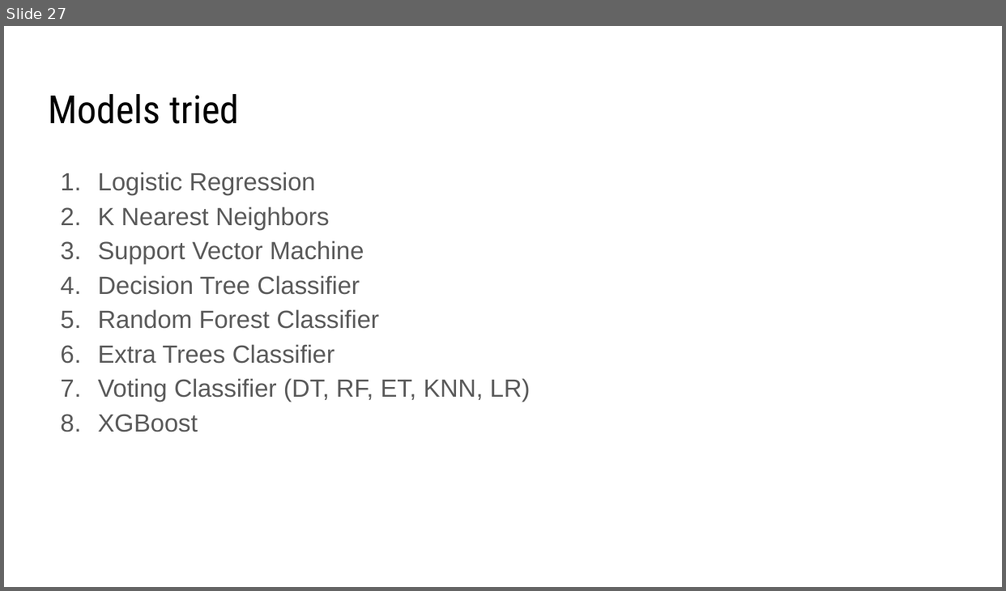
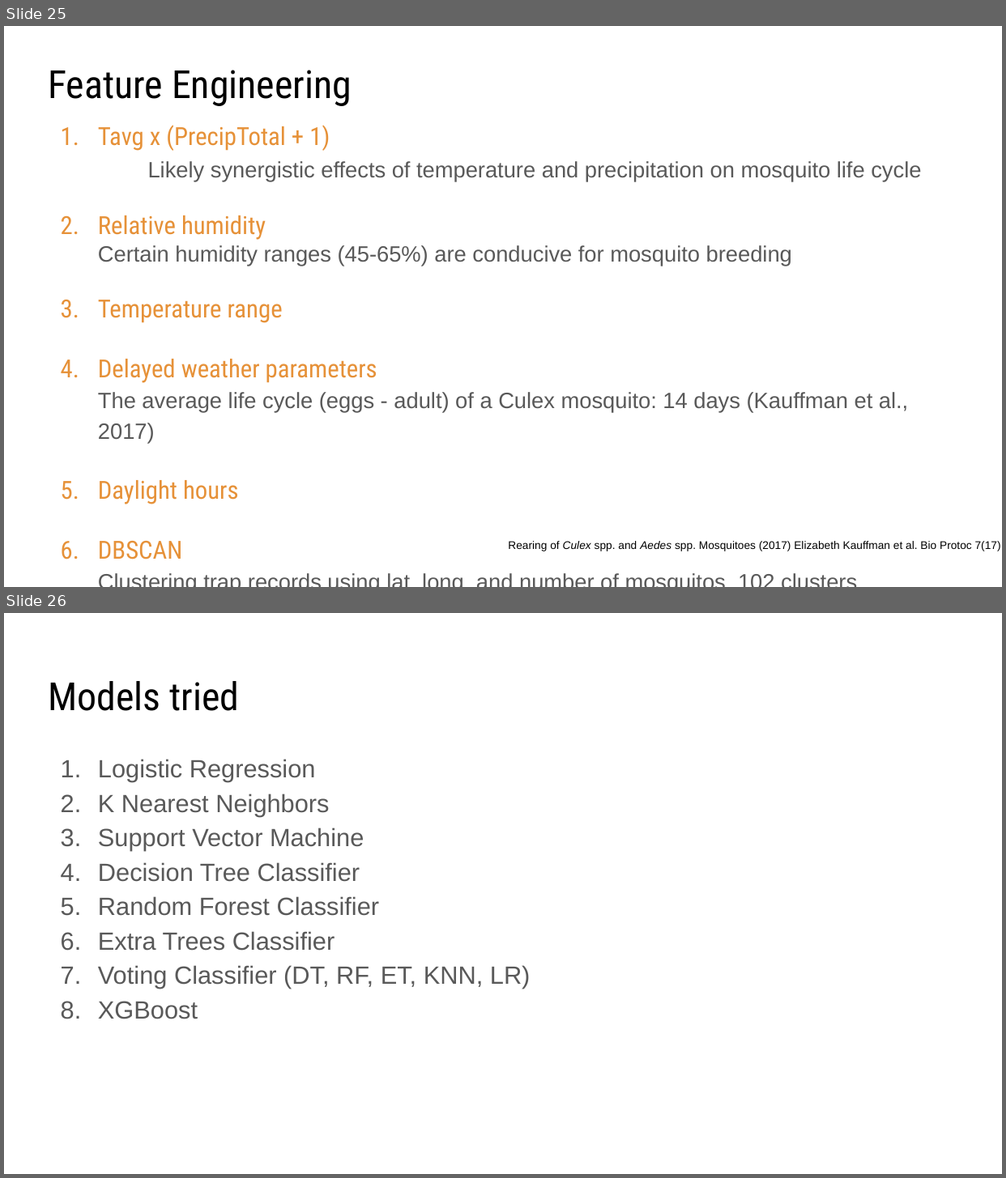
Before and after one commit to zzeniale/West-Nile-Virus-prediction, a slide deck: group_presentation.pptx. Shown one above the other, each under a label of ours: slide 27 before the commit, slides 25 and 26 after it. The pictures are 1006x591 and 1006x1178 pixels, drawn with LibreOffice and Linux fonts; fonts in the diff are those of the drawing. Boxes give left, top, right and bottom in pixels: in the first picture for what was removed or moved away, otherwise in the second. Text is boxed around its words. In the diff, an @@ line names an element or a change of style, - is before the commit and + after.

```diff
--- a/group_presentation.pptx
+++ b/group_presentation.pptx
@@ slide 25 added at (x1=4, y1=26, x2=1002, y2=587), background #FFFFFF @@
@@ title added at (x1=48, y1=70, x2=351, y2=106), 28 pt, text #000000 @@
+Feature Engineering
@@ text added at (x1=98, y1=125, x2=921, y2=560), 16 pt, text #595959 @@
+1. Tavg x (PrecipTotal + 1)
+Likely synergistic effects of temperature and precipitation on mosquito life cycle
+1. Relative humidity
+Certain humidity ranges (45-65%) are conducive for mosquito breeding
+1. Temperature range
+2. Delayed weather parameters
+The average life cycle (eggs - adult) of a Culex mosquito: 14 days (Kauffman et al., 2017)
+1. Daylight hours
+2. DBSCAN
+Clustering trap records using lat, long, and number of mosquitos. 102 clusters.
@@ text added at (x1=508, y1=541, x2=1001, y2=552), 8 pt, text #000000 @@
+Rearing of Culex spp. and Aedes spp. Mosquitoes (2017) Elizabeth Kauffman et al. Bio Protoc 7(17)
@@ what was slide 27 is now slide 26 @@
```
Also in this commit, not shown: 12 slides changed, 2 other slides added, 3 slides removed.
